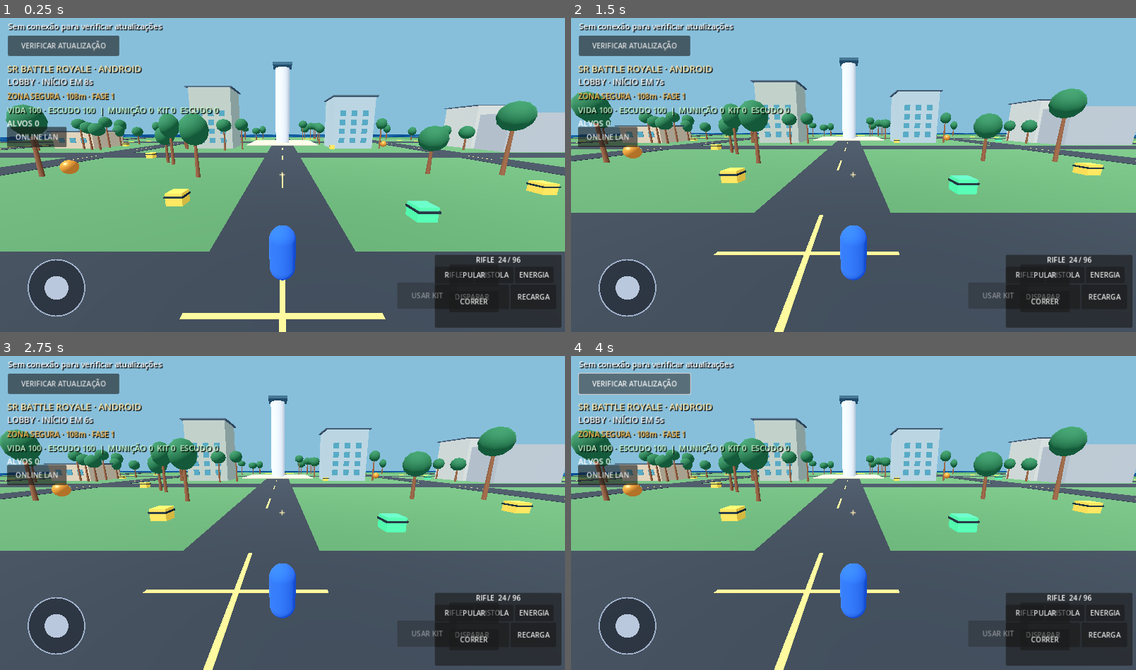
Above: before the commit, frames 1-4 (two rows, left to right).
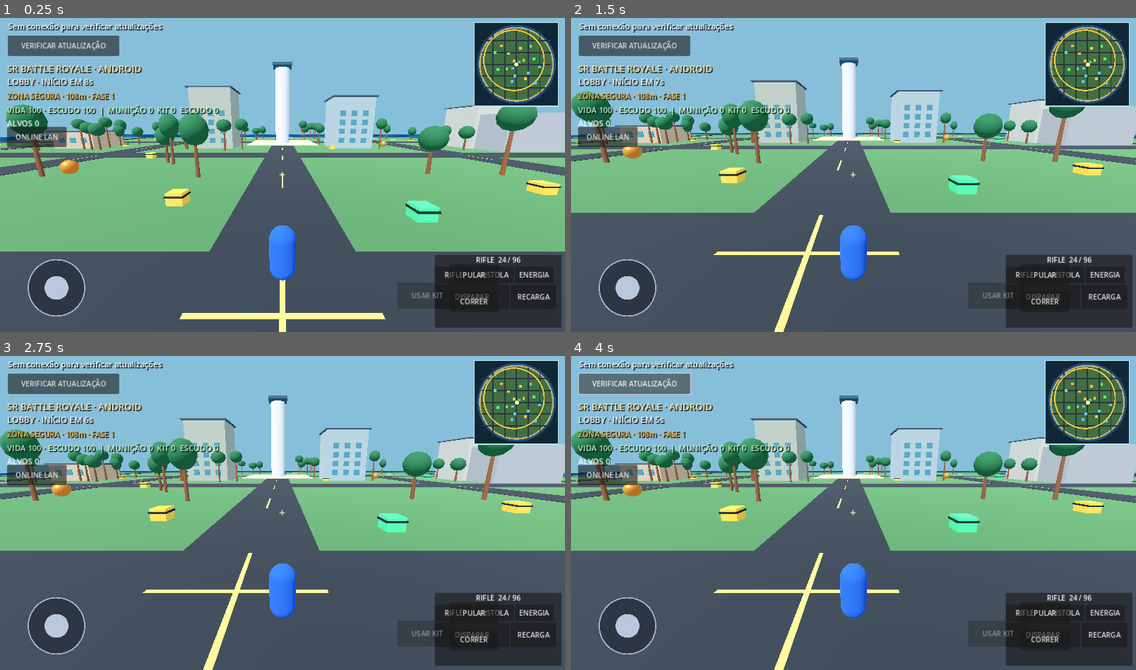
Above: after the commit, the same moments.

Repository: ffuxyxfyxhcocyocg-art/OPEN-WORLD-ANDROID
Game: Godot game, scene res://scenes/main.tscn
The game is run twice, just before and just after one commit, with the same random seed, the same clock (stepped at 60 frames per second) and the same inputs.
Inputs (mouse positions are in pixels of both pictures, inside the frame that each line leads up to):
- Up to frame 1 (0.25 s): no input
- Up to frame 2 (1.5 s): tap Enter (ui_accept) at 0.5 s; drag from (627, 288) to (910, 102) at 0.52 s; drag from (740, 187) to (825, 237) at 1.27 s
- Up to frame 3 (2.75 s): click "PULAR" at 2 s
- Up to frame 4 (4 s): click "CORRER" at 2.75 s; click "VERIFICAR ATUALIZAÇÃO" at 3.5 s

The runs differ from the first frame. In frame 1, 4.1% of the frame differs, in the area x 0-99%, y 1-42%; in frame 2, 4.1%; in frame 3, 4.1%; in frame 4, 4.1%.

Commit message:
Add in-game minimap and adapt SR Blackout zone locations to native Godot arena

Diff:
--- a/godot/scripts/battle_royale.gd
+++ b/godot/scripts/battle_royale.gd
@@ -1,4 +1,6 @@
 extends Node3D
+
+const BattleMapScript = preload("res://scripts/battle_map.gd")
 
 # Protótipo Android nativo inspirado na estrutura de SR-BattleRoyale:
 # lobby -> transporte -> salto -> sobrevivência -> zona que diminui.
@@ -10,6 +12,7 @@
 var phase_timer := 0.0
 var match_timer := 0.0
 var zone_radius := 108.0
+var zone_center := Vector2(-8.696, -14.212)
 var health := 100.0
 var shield := 100.0
 var supplies := {"ammo": 0, "med": 0, "shield": 0}
@@ -28,6 +31,15 @@
 var drop_button: Button
 var heal_button: Button
 
+# Adapted positions from the original GPL-licensed mp_br_blackout.gsc zone list.
+# The terrain below is original Godot geometry; these are scaled gameplay anchors.
+const ZONE_CANDIDATES := [
+	Vector2(-8.696, -14.212), Vector2(4.016, -31.312),
+	Vector2(-10.688, -53.140), Vector2(1.092, 4.624),
+	Vector2(-44.796, -27.304), Vector2(-81.756, -44.416),
+	Vector2(-54.120, -5.284), Vector2(31.564, -8.524),
+	Vector2(30.896, 26.908)
+]
 const ZONE_STAGES := [108.0, 72.0, 44.0, 22.0, 9.0]
 const ZONE_SECONDS := [20.0, 32.0, 30.0, 27.0, 27.0]
 const LOOT_POSITIONS := [
@@ -153,7 +165,7 @@
 	mat.emission = Color(1.0, 0.5, 0.05)
 	mat.emission_energy_multiplier = 1.1
 	zone_mesh.material_override = mat
-	zone_mesh.position.y = 0.35
+	zone_mesh.position = Vector3(zone_center.x, 0.35, zone_center.y)
 	add_child(zone_mesh)
 	_update_zone_ring()
 
@@ -176,7 +188,7 @@
 		zone_radius = ZONE_STAGES[i + 1]
 	_update_zone_ring()
 	var location := Vector2(player.global_position.x, player.global_position.z)
-	if location.length() > zone_radius:
+	if location.distance_to(zone_center) > zone_radius:
 		damage_timer += delta
 		if damage_timer >= 1.0:
 			damage_timer = 0.0
@@ -240,6 +252,18 @@
 	hud = CanvasLayer.new()
 	hud.name = "BattleRoyaleHUD"
 	add_child(hud)
+	var minimap = BattleMapScript.new()
+	minimap.name = "BattleMinimap"
+	minimap.anchor_left = 1.0
+	minimap.anchor_right = 1.0
+	minimap.anchor_top = 0.0
+	minimap.anchor_bottom = 0.0
+	minimap.offset_left = -205
+	minimap.offset_right = -15
+	minimap.offset_top = 18
+	minimap.offset_bottom = 208
+	minimap.setup(player, self)
+	hud.add_child(minimap)
 	title_label = _label("SR BATTLE ROYALE · ANDROID", Vector2(16, 108), 21, Color(1.0, 0.92, 0.68))
 	status_label = _label("PREPARANDO PARTIDA", Vector2(16, 139), 19, Color.WHITE)
 	zone_label = _label("ZONA SEGURA", Vector2(16, 173), 17, Color(1.0, 0.75, 0.32))
